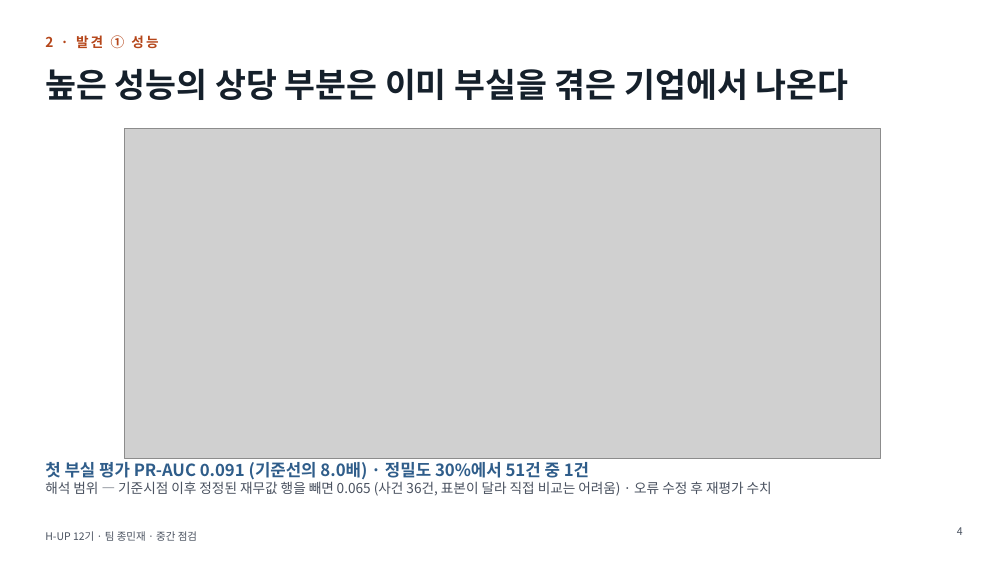
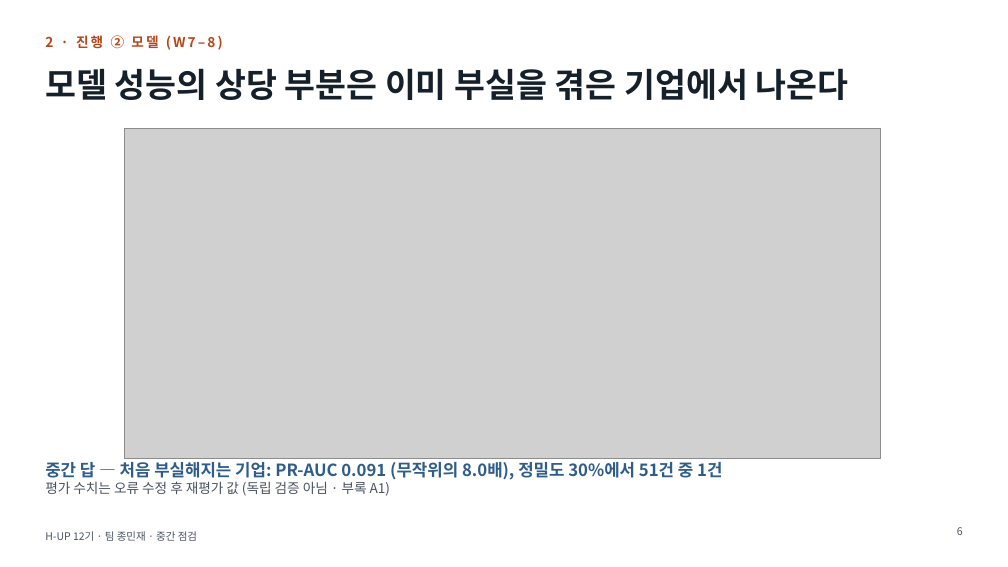
Before and after one commit to ejongmin/h-up-xai-project, a slide deck: slide 6 of 발표/중간점검_보고회.pptx (slide 4 before the commit). Drawn at 1008x567 pixels with LibreOffice and Linux fonts; fonts in the diff are those of the drawing; grey boxes stand for pictures. Boxes give left, top, right and bottom in pixels: in the first picture for what was removed or moved away, otherwise in the second. Text is boxed around its words. In the diff, an @@ line names an element or a change of style, - is before the commit and + after.

```diff
--- a/발표/중간점검_보고회.pptx
+++ b/발표/중간점검_보고회.pptx
@@ text at (45,35,223,50): text changed @@
-2 · 발견 ① 성능
+2 · 진행 ② 모델 (W7–8)
@@ title at (45,68,849,100): text changed @@
-높은 성능의 상당 부분은 이미 부실을 겪은 기업에서 나온다
+모델 성능의 상당 부분은 이미 부실을 겪은 기업에서 나온다
@@ text at (45,462,722,496): text changed; size 13 to 16 pt; text colour #4A5260 to #2F5D8A; bold on @@
-첫 부실 평가 PR-AUC 0.091 (기준선의 8.0배) · 정밀도 30%에서 51건 중 1건
-해석 범위 — 기준시점 이후 정정된 재무값 행을 빼면 0.065 (사건 36건, 표본이 달라 직접 비교는 어려움) · 오류 수정 후 재평가 수치
+중간 답 — 처음 부실해지는 기업: PR-AUC 0.091 (무작위의 8.0배), 정밀도 30%에서 51건 중 1건
+평가 수치는 오류 수정 후 재평가 값 (독립 검증 아님 · 부록 A1)
@@ page number at (957,527,963,535): text changed @@
-4
+6
```
Also in this commit, not shown: 7 other slides changed, 5 slides added, 6 slides removed, 1 other file.
